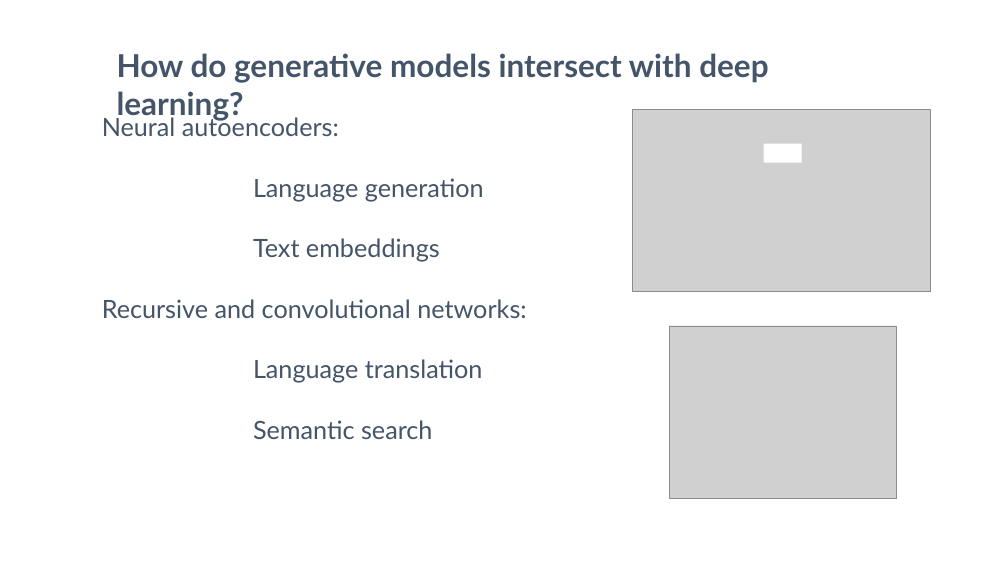
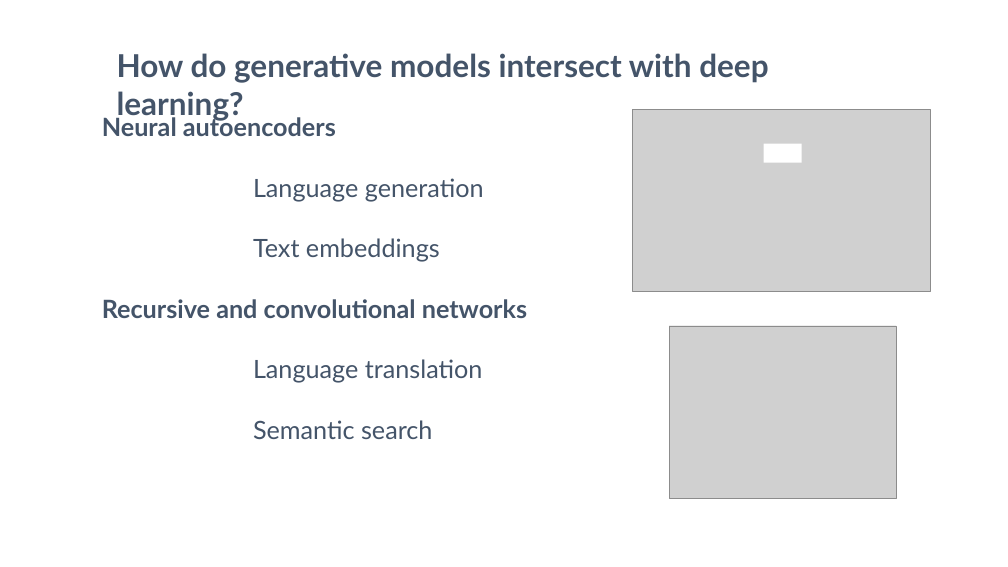
Before and after one commit to ChristopherGruber/Generative_Models, a slide deck: slide 6 of Generative_Models.odp (slide 7 before the commit). Drawn at 1008x567 pixels with LibreOffice and Linux fonts; fonts in the diff are those of the drawing; grey boxes stand for pictures. Boxes give left, top, right and bottom in pixels: in the first picture for what was removed or moved away, otherwise in the second. Text is boxed around its words. In the diff, an @@ line names an element or a change of style, - is before the commit and + after.

```diff
--- a/Generative_Models.odp
+++ b/Generative_Models.odp
@@ text at [102,115,336,136]: text changed; bold on @@
-Neural autoencoders:
+Neural autoencoders
@@ text at [102,299,527,318]: text changed; bold on @@
-Recursive and convolutional networks:
+Recursive and convolutional networks
```
Also in this commit, not shown: 4 other slides changed, 5 slides added, 4 slides removed, 2 other files.
